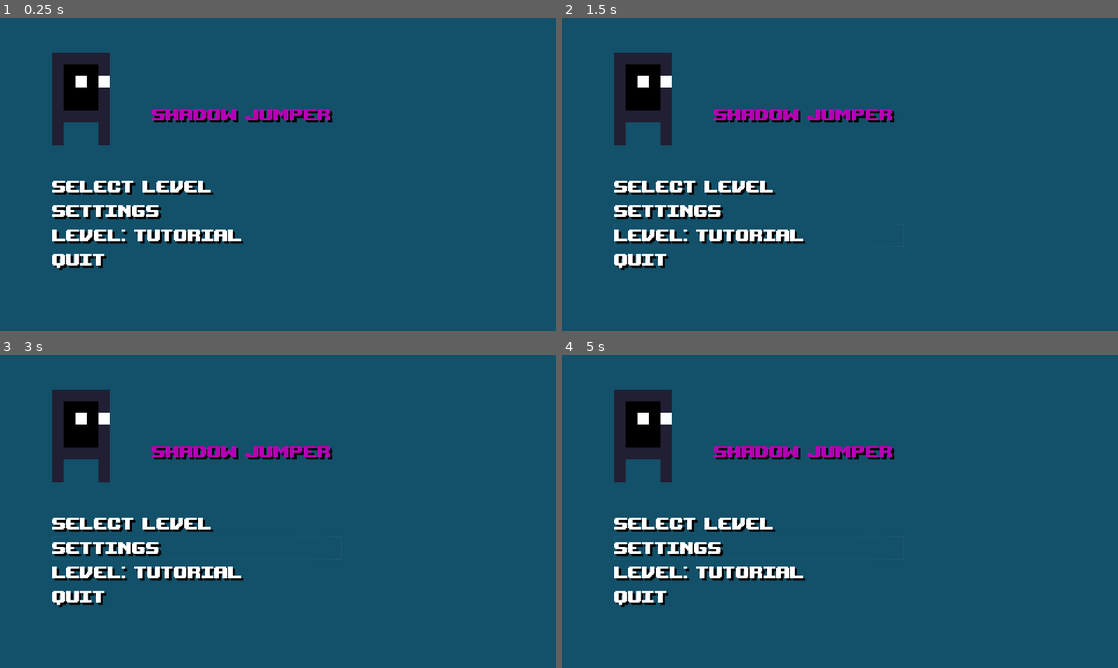
Above: before the commit, frames 1-4 (two rows, left to right).
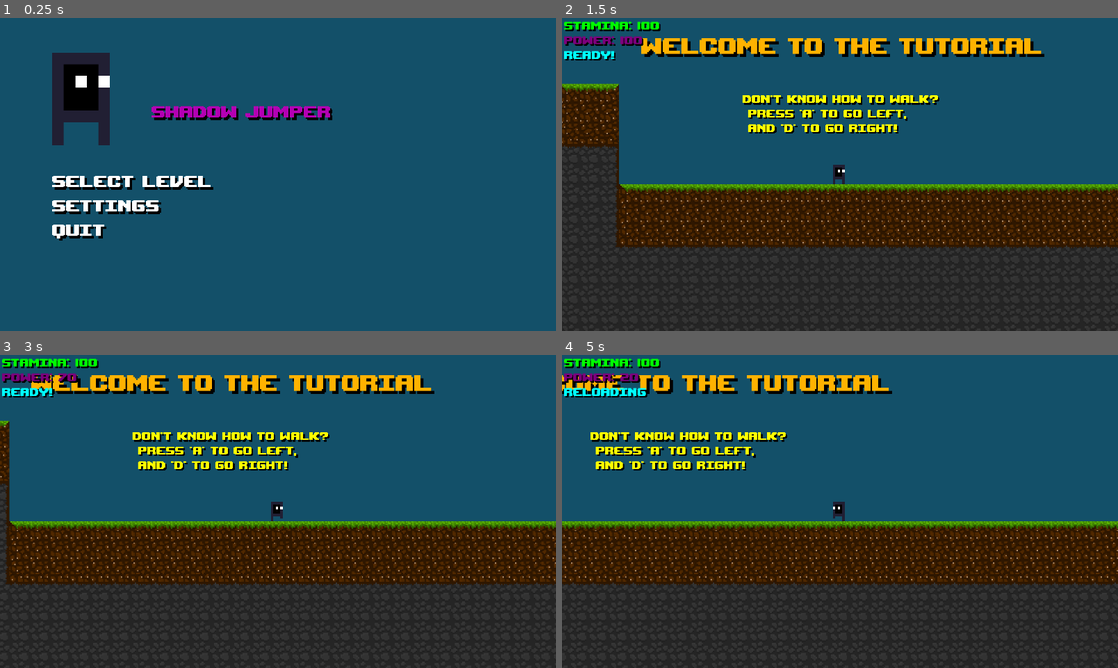
Above: after the commit, the same moments.

Repository: NicolasLFerreira/Cytoplasmic-Warrior
Game: Godot game, scene res://gui/menu_screens/TitleScreenMenu.tscn
Two runs of this game, one before a commit and one after it. Both use one fixed random seed, a clock stepped at 60 frames per second and the inputs below. This scene is started directly instead of the project's main scene.
Inputs (mouse positions are in pixels of both pictures, inside the frame that each line leads up to):
- Up to frame 1 (0.25 s): no input
- Up to frame 2 (1.5 s): click "select level" at 0.5 s; click "level: tutorial" at 1.25 s
- Up to frame 3 (3 s): click (194, 549) at 2 s, where only the run before the commit has a clickable "settings"; hold D (walk_right) from 2.78 s (still down); tap J (dash) at 2.85 s
- Up to frame 4 (5 s): tap K (air_jump) at 3.02, 3.77 s; tap N (dodge) at 3.05, 3.6 s; tap H (shoot) at 3.8, 4.35 s; release D (walk_right) at 4.28 s; hold A (walk_left) from 4.28 s (still down); tap J (dash) at 4.55 s

The runs differ from the first frame. In frame 1, 4.4% of the frame differs, in the area x 9-60%, y 28-81%; in frame 2, 60%, in the area x 0-100%, y 1-100%; in frame 3, 57%; in frame 4, 56%.

Commit message:
Added tutorials, level selection and improved title screen

Diff:
--- a/gui/labels/BaseLabel.tscn
+++ b/gui/labels/BaseLabel.tscn
@@ -5,6 +5,7 @@
 [node name="SmallLabel" type="Label"]
 margin_right = 40.0
 margin_bottom = 14.0
+rect_min_size = Vector2( 100, 20 )
 rect_scale = Vector2( 0.2, 0.2 )
 custom_fonts/font = ExtResource( 1 )
 custom_colors/font_color = Color( 1, 1, 0, 1 )
--- a/gui/menu_screens/LevelSelectionMenu.tscn
+++ b/gui/menu_screens/LevelSelectionMenu.tscn
@@ -1,5 +1,42 @@
-[gd_scene load_steps=2 format=2]
+[gd_scene load_steps=5 format=2]
 
 [ext_resource path="res://gui/menu_screens/MenuBase.tscn" type="PackedScene" id=1]
+[ext_resource path="res://gui/buttons/LevelX.tscn" type="PackedScene" id=2]
+[ext_resource path="res://gui/labels/BaseLabel.tscn" type="PackedScene" id=3]
+[ext_resource path="res://gui/buttons/TutorialButton.tscn" type="PackedScene" id=4]
 
 [node name="LevelSelectionMenu" instance=ExtResource( 1 )]
+
+[node name="LevelSelection" parent="Menu/TopRow" index="0" instance=ExtResource( 3 )]
+margin_top = 89.0
+margin_right = 972.0
+margin_bottom = 161.0
+rect_scale = Vector2( 1, 1 )
+text = "select a level to play"
+
+[node name="Buttons" parent="Menu/BottomRow" index="0"]
+margin_right = 1000.0
+
+[node name="TutorialButton" parent="Menu/BottomRow/Buttons" index="0" instance=ExtResource( 4 )]
+margin_right = 1000.0
+
+[node name="Level1" parent="Menu/BottomRow/Buttons" index="1" instance=ExtResource( 2 )]
+margin_top = 84.0
+margin_right = 1000.0
+margin_bottom = 164.0
+level = 1
+
+[node name="Level2" parent="Menu/BottomRow/Buttons" index="2" instance=ExtResource( 2 )]
+margin_top = 168.0
+margin_right = 1000.0
+margin_bottom = 248.0
+rect_min_size = Vector2( 0, 80 )
+level = 2
+
+[node name="Level3" parent="Menu/BottomRow/Buttons" index="3" instance=ExtResource( 2 )]
+margin_top = 252.0
+margin_right = 1000.0
+margin_bottom = 332.0
+rect_min_size = Vector2( 0, 80 )
+level = 3
+[connection signal="pressed" from="Menu/BottomRow/Buttons/TutorialButton" to="Menu/BottomRow/Buttons/Level1" method="_on_TutorialButton_pressed"]
--- a/gui/menu_screens/MenuBase.tscn
+++ b/gui/menu_screens/MenuBase.tscn
@@ -18,14 +18,14 @@
 
 [node name="TopRow" type="HBoxContainer" parent="Menu"]
 margin_right = 1560.0
-margin_bottom = 418.0
-size_flags_vertical = 3
+margin_bottom = 250.0
+rect_min_size = Vector2( 0, 250 )
 
 [node name="BottomRow" type="HBoxContainer" parent="Menu"]
-margin_top = 422.0
+margin_top = 254.0
 margin_right = 1560.0
 margin_bottom = 840.0
 size_flags_vertical = 3
 
 [node name="Buttons" type="VBoxContainer" parent="Menu/BottomRow"]
-margin_bottom = 418.0
+margin_bottom = 586.0
--- a/gui/menu_screens/TitleScreenMenu.gd
+++ b/gui/menu_screens/TitleScreenMenu.gd
@@ -2,7 +2,7 @@
 
 
 func _on_PlayButton_pressed():
-	pass
+	get_tree().change_scene("res://gui/menu_screens/LevelSelectionMenu.tscn")
 
 func _on_SettingsButton_pressed():
 	pass
--- a/gui/menu_screens/TitleScreenMenu.tscn
+++ b/gui/menu_screens/TitleScreenMenu.tscn
@@ -1,9 +1,8 @@
-[gd_scene load_steps=9 format=2]
+[gd_scene load_steps=8 format=2]
 
 [ext_resource path="res://gui/menu_screens/MenuBase.tscn" type="PackedScene" id=1]
 [ext_resource path="res://gui/buttons/PlayButton.tscn" type="PackedScene" id=2]
 [ext_resource path="res://gui/buttons/SettingsButton.tscn" type="PackedScene" id=3]
-[ext_resource path="res://gui/buttons/TutorialButton.tscn" type="PackedScene" id=4]
 [ext_resource path="res://gui/buttons/QuitButton.tscn" type="PackedScene" id=5]
 [ext_resource path="res://gui/labels/BaseLabel.tscn" type="PackedScene" id=6]
 [ext_resource path="res://player/textures/main_character_1.png" type="Texture" id=7]
@@ -12,24 +11,31 @@
 [node name="MenuBase" instance=ExtResource( 1 )]
 script = ExtResource( 8 )
 
+[node name="TopRow" parent="Menu" index="0"]
+margin_bottom = 400.0
+
 [node name="Logo" type="TextureRect" parent="Menu/TopRow" index="0"]
 margin_right = 200.0
-margin_bottom = 418.0
+margin_bottom = 400.0
 rect_min_size = Vector2( 200, 400 )
 texture = ExtResource( 7 )
 stretch_mode = 5
 
 [node name="Title" parent="Menu/TopRow" index="1" instance=ExtResource( 6 )]
 margin_left = 204.0
-margin_top = 173.0
+margin_top = 164.0
 margin_right = 964.0
-margin_bottom = 245.0
-rect_scale = Vector2( 2, 2 )
+margin_bottom = 236.0
+rect_scale = Vector2( 1.5, 1.5 )
 custom_colors/font_color = Color( 0.705882, 0, 0.705882, 1 )
 text = "     shadow jumper"
 
+[node name="BottomRow" parent="Menu" index="1"]
+margin_top = 404.0
+
 [node name="Buttons" parent="Menu/BottomRow" index="0"]
 margin_right = 650.0
+margin_bottom = 436.0
 
 [node name="PlayButton" parent="Menu/BottomRow/Buttons" index="0" instance=ExtResource( 2 )]
 
@@ -37,17 +43,13 @@
 margin_top = 84.0
 margin_right = 650.0
 margin_bottom = 164.0
+rect_min_size = Vector2( 0, 80 )
 
-[node name="TutorialButton" parent="Menu/BottomRow/Buttons" index="2" instance=ExtResource( 4 )]
+[node name="QuitButton" parent="Menu/BottomRow/Buttons" index="2" instance=ExtResource( 5 )]
 margin_top = 168.0
 margin_right = 650.0
 margin_bottom = 248.0
-
-[node name="QuitButton" parent="Menu/BottomRow/Buttons" index="3" instance=ExtResource( 5 )]
-margin_top = 252.0
-margin_right = 650.0
-margin_bottom = 332.0
+rect_min_size = Vector2( 0, 80 )
 [connection signal="pressed" from="Menu/BottomRow/Buttons/PlayButton" to="." method="_on_PlayButton_pressed"]
 [connection signal="pressed" from="Menu/BottomRow/Buttons/SettingsButton" to="." method="_on_SettingsButton_pressed"]
-[connection signal="pressed" from="Menu/BottomRow/Buttons/TutorialButton" to="." method="_on_TutorialButton_pressed"]
 [connection signal="pressed" from="Menu/BottomRow/Buttons/QuitButton" to="." method="_on_QuitButton_pressed"]
--- /dev/null
+++ b/gui/menu_screens/Tutorial1Menu.gd
@@ -0,0 +1,4 @@
+extends Control
+
+func _on_NextTutorialButton_pressed():
+	get_tree().change_scene("res://gui/menu_screens/Tutorial2Menu.tscn");
--- /dev/null
+++ b/gui/menu_screens/Tutorial1Menu.tscn
@@ -0,0 +1,49 @@
+[gd_scene load_steps=6 format=2]
+
+[ext_resource path="res://gui/labels/BaseLabel.tscn" type="PackedScene" id=1]
+[ext_resource path="res://gui/menu_screens/MenuBase.tscn" type="PackedScene" id=2]
+[ext_resource path="res://gui/menu_screens/Tutorial1Menu.gd" type="Script" id=3]
+[ext_resource path="res://gui/buttons/NextButton.tscn" type="PackedScene" id=4]
+[ext_resource path="res://gui/buttons/BackButton.tscn" type="PackedScene" id=5]
+
+[node name="Tutorial1Menu" instance=ExtResource( 2 )]
+script = ExtResource( 3 )
+
+[node name="TutorialMenu" parent="Menu/TopRow" index="0" instance=ExtResource( 1 )]
+margin_top = 89.0
+margin_right = 1076.0
+margin_bottom = 161.0
+rect_scale = Vector2( 1, 1 )
+text = "tutorial: basic movement"
+
+[node name="BottomRow" parent="Menu" index="1"]
+margin_bottom = 944.0
+
+[node name="Buttons" parent="Menu/BottomRow" index="0"]
+margin_right = 1448.0
+margin_bottom = 690.0
+
+[node name="Tutorial" parent="Menu/BottomRow/Buttons" index="0" instance=ExtResource( 1 )]
+margin_right = 1448.0
+margin_bottom = 522.0
+rect_scale = Vector2( 1, 1 )
+custom_colors/font_color = Color( 1, 1, 1, 1 )
+text = "-> walk left with 'a'
+    and right with 'd'
+-> jump with 'space'
+-> walk slowly with 'ctrl'
+-> run with 'shift'
+    -costs stamina and will be put
+	      on cooldown if reaches 0"
+
+[node name="BackButton" parent="Menu/BottomRow/Buttons" index="1" instance=ExtResource( 5 )]
+margin_top = 526.0
+margin_right = 1448.0
+margin_bottom = 606.0
+scene = "res://gui/menu_screens/TitleScreenMenu.tscn"
+
+[node name="NextTutorialButton" parent="Menu/BottomRow/Buttons" index="2" instance=ExtResource( 4 )]
+margin_top = 610.0
+margin_right = 1448.0
+margin_bottom = 690.0
+scene = "res://gui/menu_screens/Tutorial2Menu.tscn"
--- /dev/null
+++ b/gui/menu_screens/Tutorial2Menu.tscn
@@ -0,0 +1,41 @@
+[gd_scene load_steps=4 format=2]
+
+[ext_resource path="res://gui/menu_screens/MenuBase.tscn" type="PackedScene" id=1]
+[ext_resource path="res://gui/labels/BaseLabel.tscn" type="PackedScene" id=2]
+[ext_resource path="res://gui/buttons/BackButton.tscn" type="PackedScene" id=3]
+
+[node name="Tutorial2Menu" instance=ExtResource( 1 )]
+
+[node name="TopRow" parent="Menu" index="0"]
+margin_right = 1756.0
+
+[node name="TutorialMenu" parent="Menu/TopRow" index="0" instance=ExtResource( 2 )]
+margin_top = 89.0
+margin_right = 1280.0
+margin_bottom = 161.0
+rect_scale = Vector2( 1, 1 )
+text = "tutorial: skills and shooting"
+
+[node name="BottomRow" parent="Menu" index="1"]
+margin_right = 1756.0
+
+[node name="Buttons" parent="Menu/BottomRow" index="0"]
+margin_right = 1756.0
+
+[node name="Tutorial" parent="Menu/BottomRow/Buttons" index="0" instance=ExtResource( 2 )]
+margin_right = 1756.0
+margin_bottom = 447.0
+rect_scale = Vector2( 1, 1 )
+custom_colors/font_color = Color( 1, 1, 1, 1 )
+text = "* every skill shares cooldown
+   except for shooting (own cooldown)
+-> dash: 'j' 30 power. dashes forward
+-> air jump: 'k' 40 power. jump midair
+-> dodge: 'n' 60 power. escape death (1 sec)
+-> shooting: 'h' 10 power. kills enemies"
+
+[node name="BackButton" parent="Menu/BottomRow/Buttons" index="1" instance=ExtResource( 3 )]
+margin_top = 451.0
+margin_right = 1756.0
+margin_bottom = 531.0
+scene = "res://gui/menu_screens/Tutorial1Menu.tscn"
